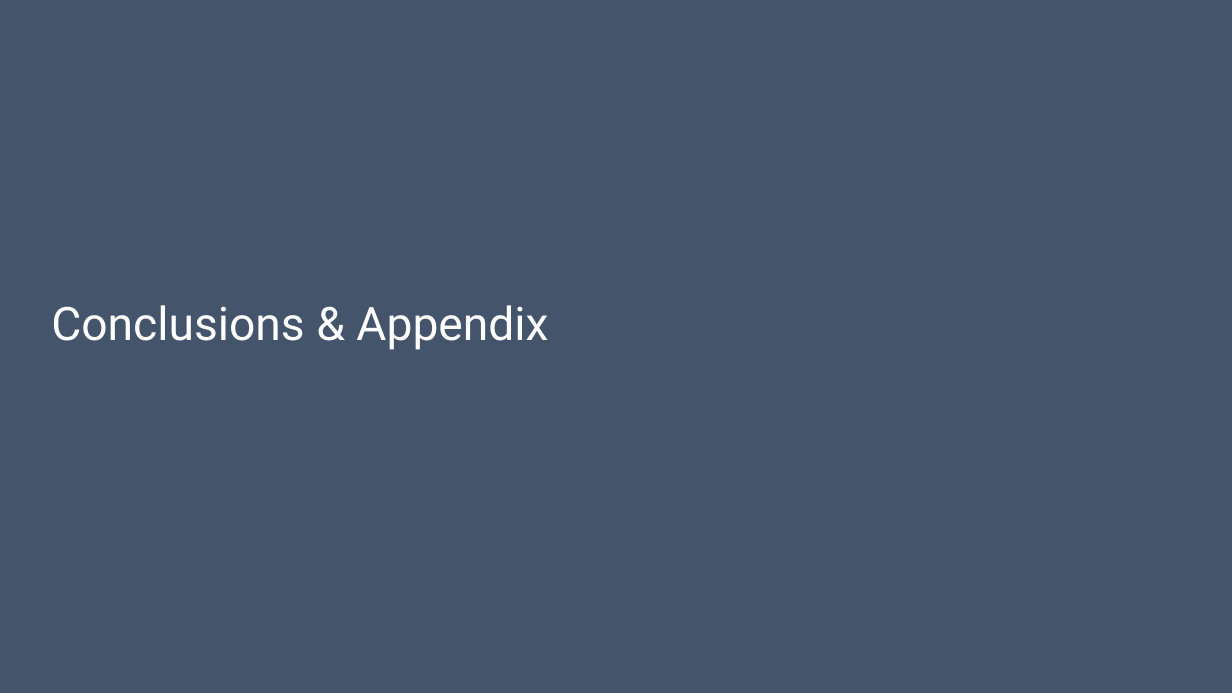
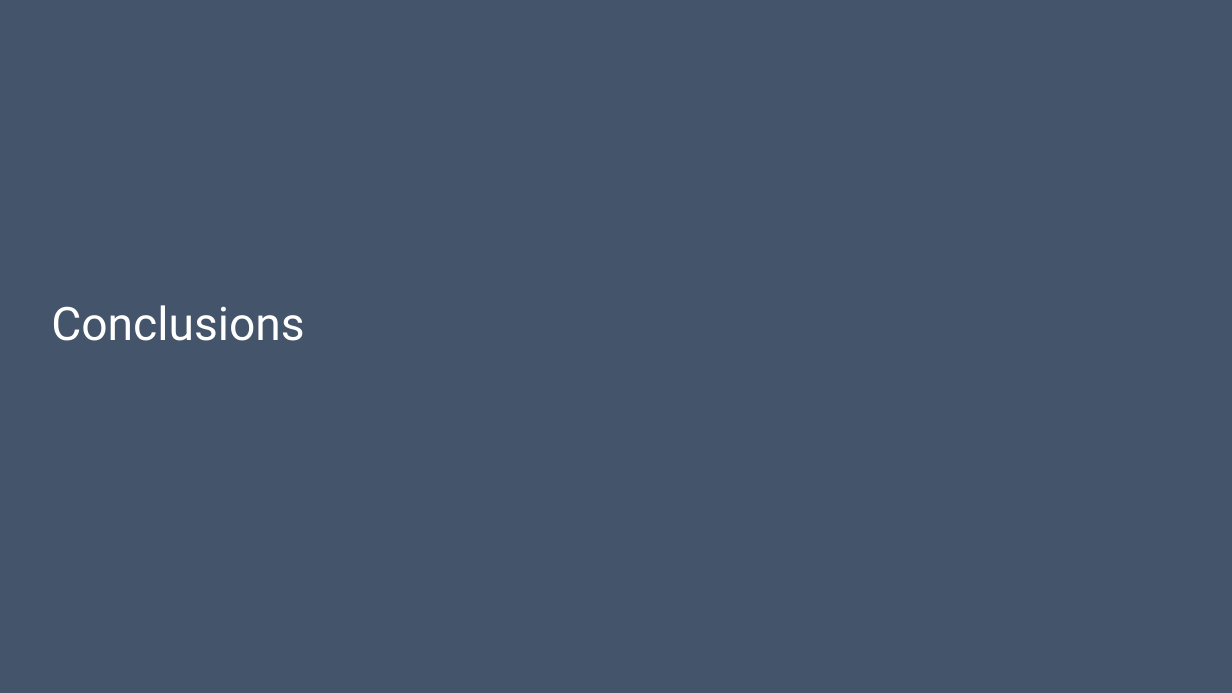
Before and after one commit to pewilliams/regression-mei-team-proj, a slide deck: slide 31 of presentation/Team-25.pptx (slide 29 before the commit). Drawn at 1232x693 pixels with LibreOffice and Linux fonts; fonts in the diff are those of the drawing. Boxes give left, top, right and bottom in pixels: in the first picture for what was removed or moved away, otherwise in the second. Text is boxed around its words. In the diff, an @@ line names an element or a change of style, - is before the commit and + after.

```diff
--- a/presentation/Team-25.pptx
+++ b/presentation/Team-25.pptx
@@ title at [51,305,304,341]: text changed @@
-Conclusions & Appendix
+Conclusions
```
Also in this commit, not shown: 4 slides added.
